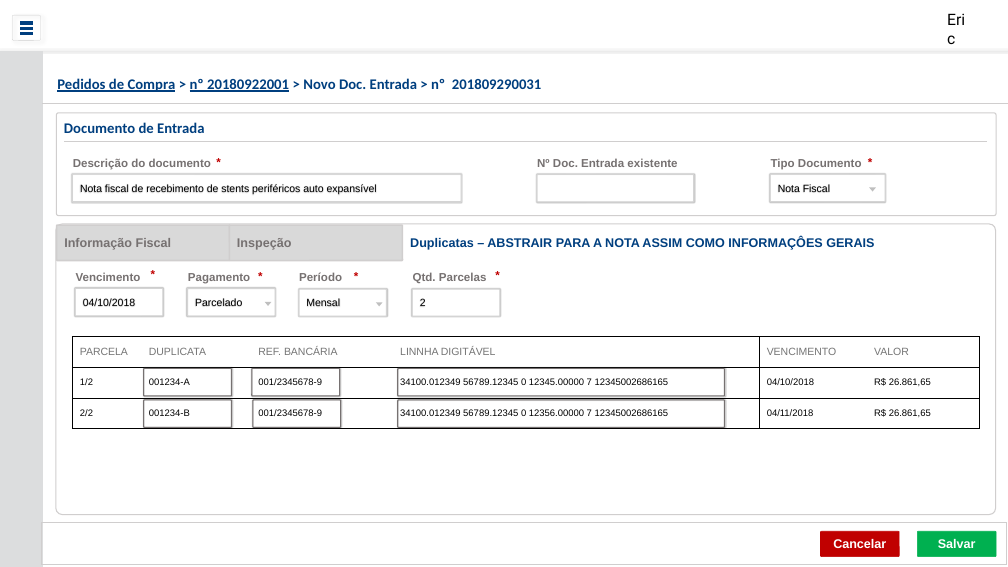
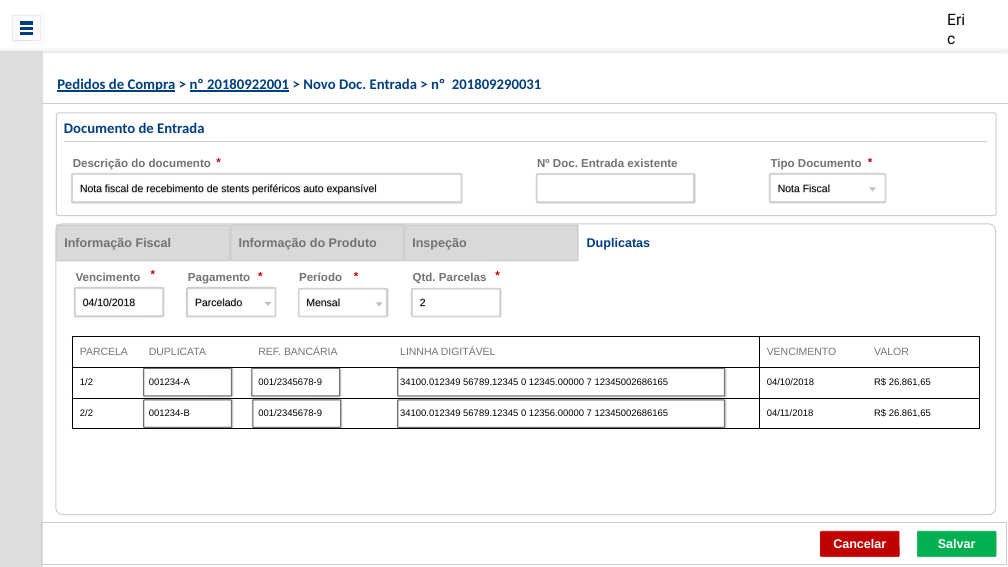
Before and after one commit to ericfgsilva/biograma, a slide deck: slide 8 of prototipo/PedidoDeCompra.pptx. Drawn at 1008x567 pixels with LibreOffice and Linux fonts; fonts in the diff are those of the drawing; background and template pictures are left out. Boxes give left, top, right and bottom in pixels: in the first picture for what was removed or moved away, otherwise in the second. Text is boxed around its words. In the diff, an @@ line names an element or a change of style, - is before the commit and + after.

```diff
--- a/prototipo/PedidoDeCompra.pptx
+++ b/prototipo/PedidoDeCompra.pptx
@@ rounded rectangle added at <box>231,225,404,261</box>, fill #D9D9D9, outline #D0CECE 1.5 pt, 12 pt, text #767171, bold @@
+Informação do Produto
@@ rounded rectangle "Inspeção": place and size @@
-rounded rectangle "Inspeção" at <box>229,225,402,261</box>
+rounded rectangle "Inspeção" at <box>405,225,578,261</box>
@@ text at <box>587,238,651,250</box>: text changed @@
-Duplicatas – ABSTRAIR PARA A NOTA ASSIM COMO INFORMAÇÔES GERAIS
+Duplicatas
```
Also in this commit, not shown: 4 other slides changed, 1 other file.
